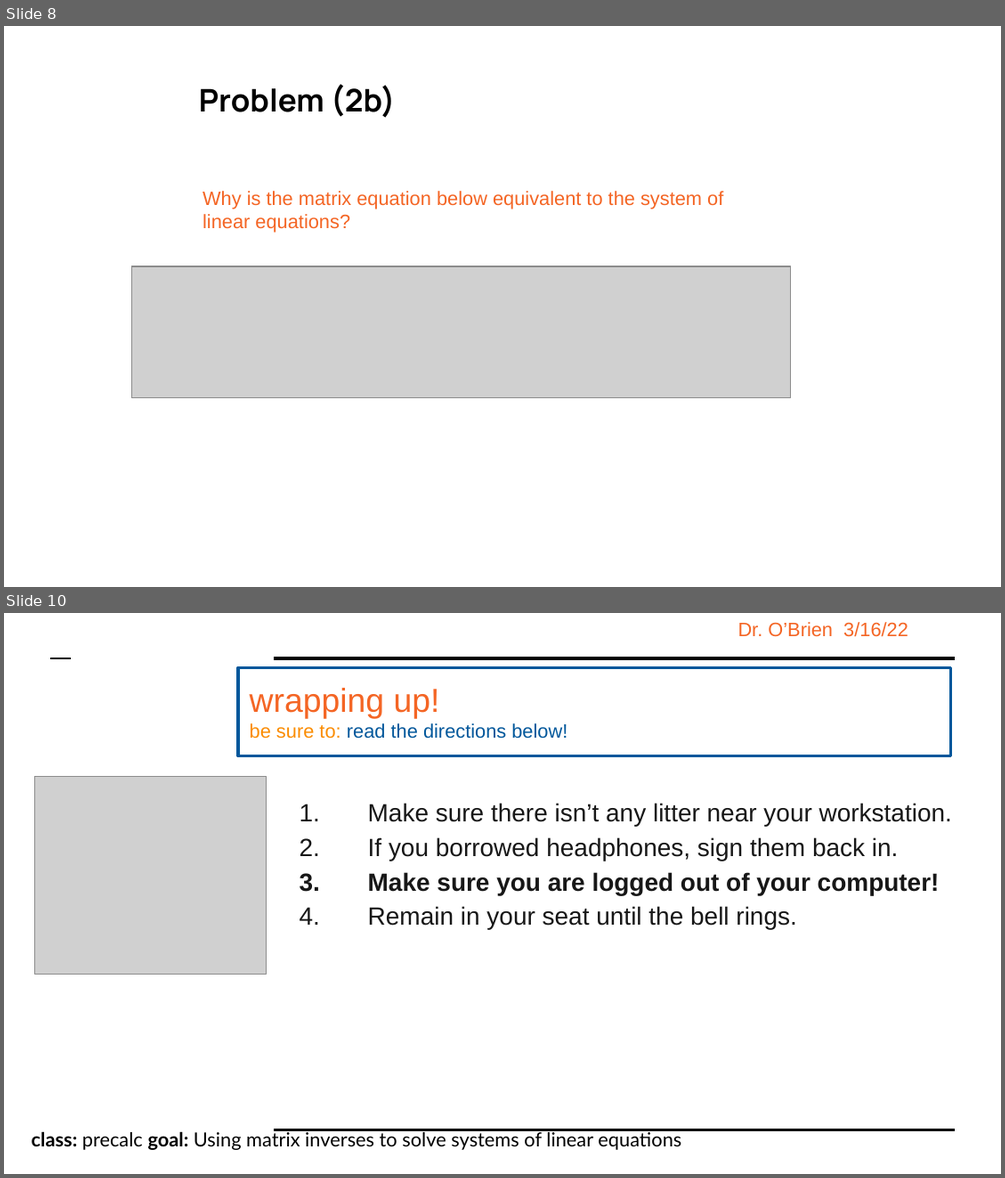
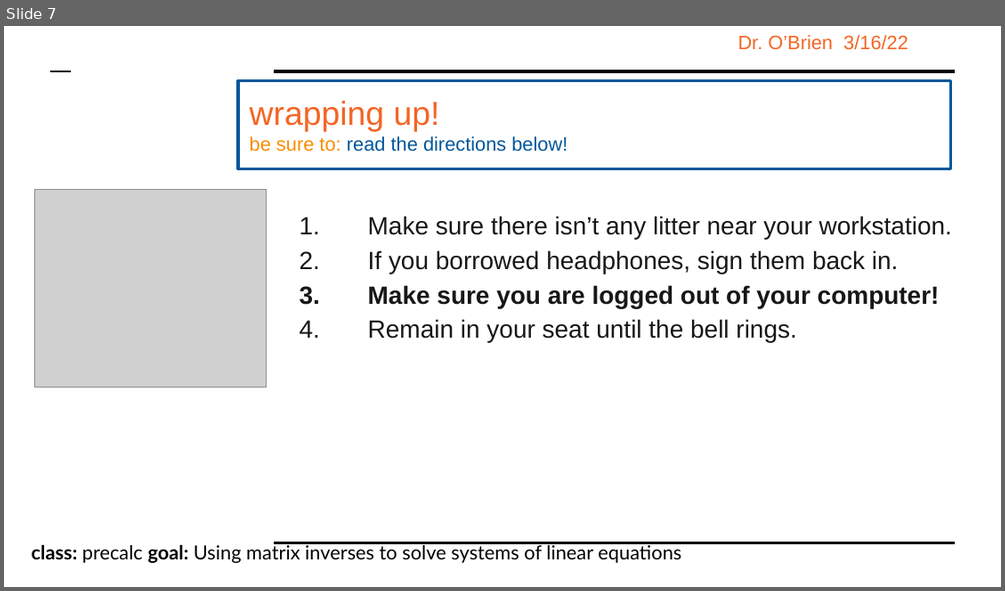
Before and after one commit to cobrien87/work, a slide deck: old/precal2_6_03.pptx. Shown one above the other, each under a label of ours: slides 8 and 10 before the commit, slide 7 after it; the slides between them are not shown. The pictures are 1005x1178 and 1005x591 pixels, drawn with LibreOffice and Linux fonts; fonts in the diff are those of the drawing; grey boxes stand for pictures; background and template pictures are left out. Boxes give left, top, right and bottom in pixels: in the first picture for what was removed or moved away, otherwise in the second. Text is boxed around its words. In the diff, an @@ line names an element or a change of style, - is before the commit and + after.

```diff
--- a/old/precal2_6_03.pptx
+++ b/old/precal2_6_03.pptx
@@ slide 8 removed at [4,26,1001,587], background #FFFFFF @@
@@ title removed at [199,84,396,118] @@
-Problem (2b)
@@ text removed at [202,191,723,232] @@
-Why is the matrix equation below equivalent to the system of linear equations?
@@ picture removed at [131,266,791,398] @@
@@ what was slide 10 is now slide 7 @@
```
Also in this commit, not shown: 1 slide changed, 2 other slides removed, 54 other files.
